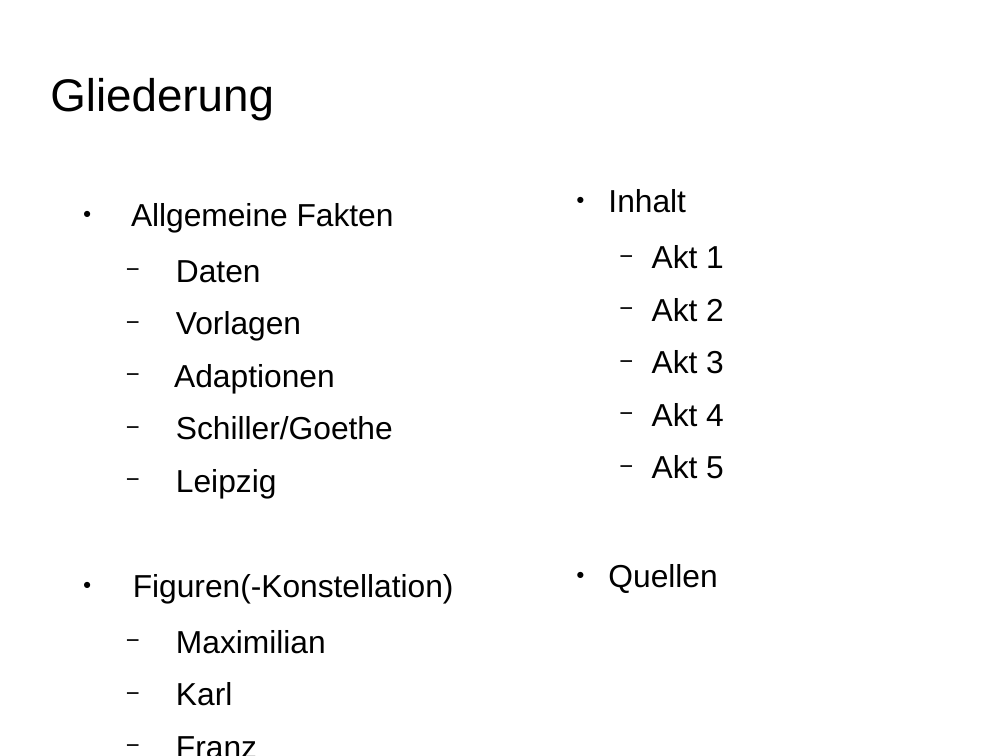
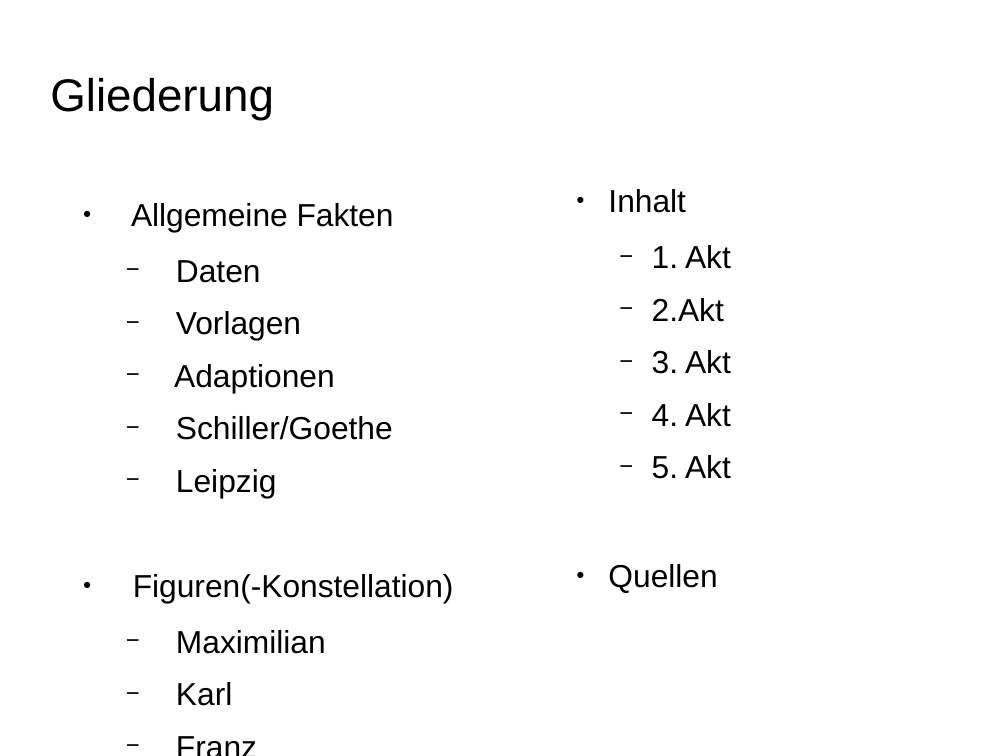
Before and after one commit to Galaxyqasar/Schule, a slide deck: slide 2 of Vortraege/Die_R-uber/Die_Raeuber.odp. Drawn at 1008x756 pixels with LibreOffice and Linux fonts; fonts in the diff are those of the drawing; background and template pictures are left out. Boxes give left, top, right and bottom in pixels: in the first picture for what was removed or moved away, otherwise in the second. Text is boxed around its words. In the diff, an @@ line names an element or a change of style, - is before the commit and + after.

```diff
--- a/Vortraege/Die_R-uber/Die_Raeuber.odp
+++ b/Vortraege/Die_R-uber/Die_Raeuber.odp
@@ text at (652,245,731,479): text changed @@
-  − Akt 1
-  − Akt 2
-  − Akt 3
-  − Akt 4
-  − Akt 5
+  − 1. Akt
+  − 2.Akt
+  − 3. Akt
+  − 4. Akt
+  − 5. Akt
```
Also in this commit, not shown: 1 other slide changed, 16 slides added.
